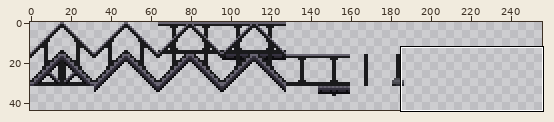
Two states of a sprite sheet, Graphics/Tilesets/Stairs.png. Above, an overview of the earlier version with the close-up marked.
Close-up. Old version:
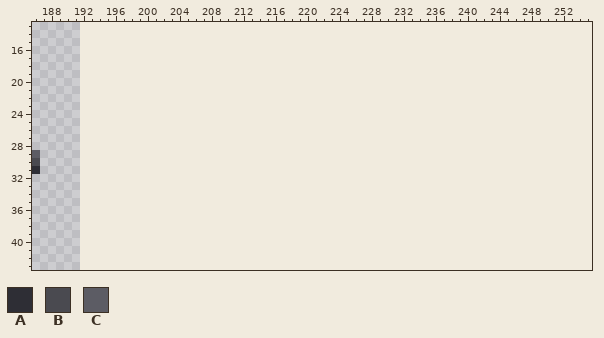
The file is 192x48 pixels. Colours within 5 levels of each other are drawn and written as one. Shown: x 186..255, y 13..43. The old version is drawn lined up with the new one, on the new canvas. The wide view leaves out empty margins.
Palette (. is transparent): A #2e2e35  B #4a4a50  C #5c5c64
Pixels before, first column x 186:
29 C
30 B
31 A
Once edited:
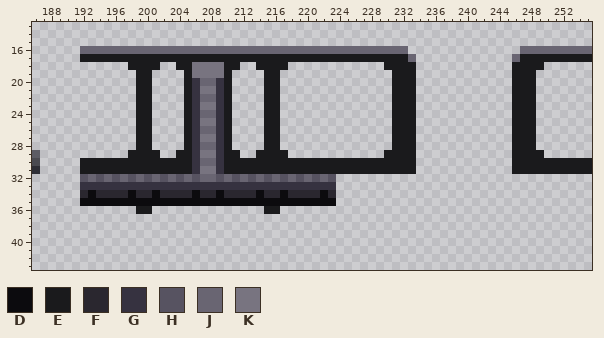
Colours new in this view: D #0c0b0e  E #1a1a1c  F #2a272f  G #363240  H #575361  J #696572  K #787480
Changes in this commit:
canvas 192x48 -> 256x48
Changed rows in their new state; - is an unchanged pixel.
first column x 192:
16 JJJJJJJJJJJJJJJJJJJJJJJJJJJJJJJJJJJJJJJJJ--------------JJJJJJJJJ
17 EEEEEEEEEEEEEEEEEEEEEEEEEEEEEEEEEEEEEEEEEJ------------JEEEEEEEEE
18 ------EEEE--EEKKKKEE--EEEE------------EEEE------------EEEE------
19 -------EE----EKKKKE----EE--------------EEE------------EEE-------
20 -------EE----EGJJGE----EE--------------EEE------------EEE-------
21 -------EE----EGKKGE----EE--------------EEE------------EEE-------
22 -------EE----EGJJGE----EE--------------EEE------------EEE-------
23 -------EE----EGKKGE----EE--------------EEE------------EEE-------
24 -------EE----EGJJGE----EE--------------EEE------------EEE-------
25 -------EE----EGKKGE----EE--------------EEE------------EEE-------
26 -------EE----EGJJGE----EE--------------EEE------------EEE-------
27 -------EE----EGKKGE----EE--------------EEE------------EEE-------
28 -------EE----EGJJGE----EE--------------EEE------------EEE-------
29 ------EEEE--EEGKKGEE--EEEE------------EEEE------------EEEE------
30 EEEEEEEEEEEEEEGJJGEEEEEEEEEEEEEEEEEEEEEEEE------------EEEEEEEEEE
31 EEEEEEEEEEEEEEGKKGEEEEEEEEEEEEEEEEEEEEEEEE------------EEEEEEEEEE
32 HJHJHJHJHJHJHJHJJHJHJHJHJHJHJHJH--------------------------------
33 GGGGGGGGGGGGGGGGGGGGGGGGGGGGGGGG--------------------------------
34 FDFFFFDFFDFFFFDFFDFFFFDFFDFFFFDF--------------------------------
35 DDDDDDDDDDDDDDDDDDDDDDDDDDDDDDDD--------------------------------
36 -------EE--------------EE---------------------------------------
Changed places in both close-ups, as pixel boxes (x1, y1, x2, y2):
added: (80, 46, 416, 214)
added: (512, 46, 592, 174)
